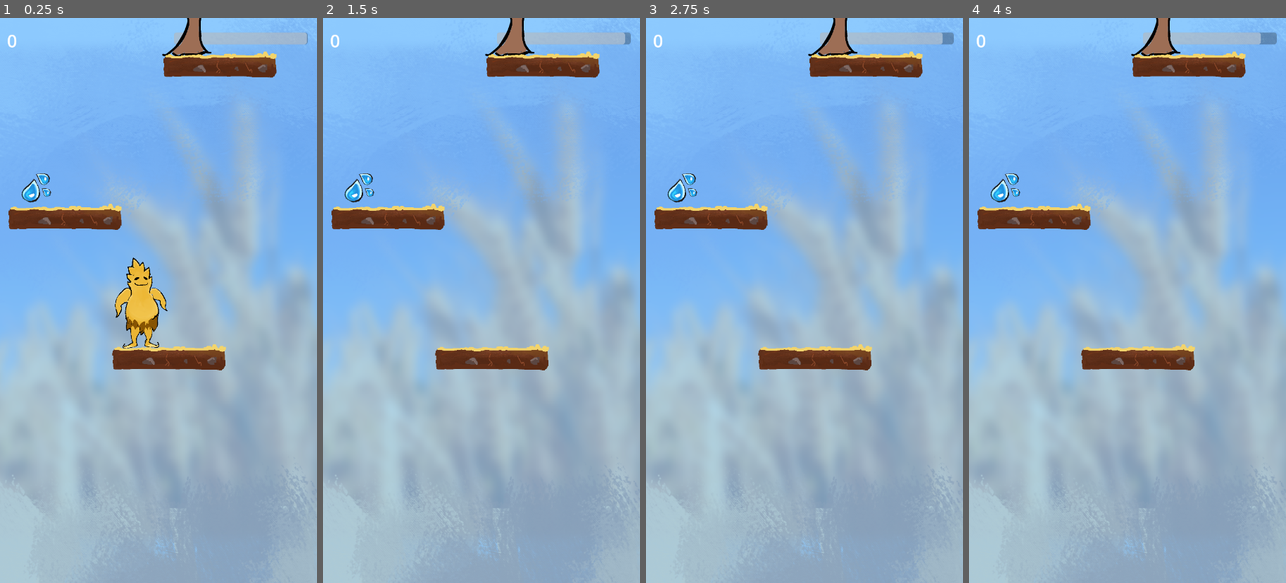
Above: before the commit, frames 1-4 (left to right).
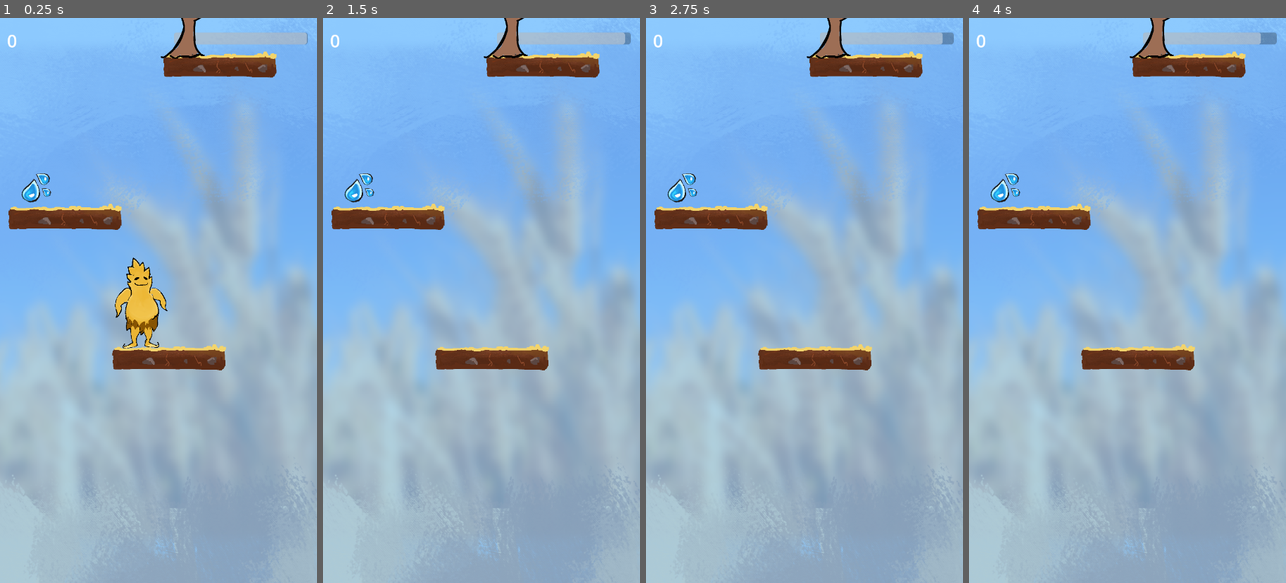
Above: after the commit, the same moments.

Repository: DannyIsYog/Trigo-Jump
Game: Godot game, scene res://Game/Scenes/MainScene.tscn
Two runs of this game, one before a commit and one after it. Both use one fixed random seed, a clock stepped at 60 frames per second and the inputs below.
Inputs:
- Up to frame 1 (0.25 s): no input
- Up to frame 2 (1.5 s): hold D (right) from 0.53 s (still down); tap Space (jump) at 0.77 s; tap Enter at 1.25 s
- Up to frame 3 (2.75 s): tap Space (jump) at 1.52 s; tap R (restart) at 2 s; release D (right) at 2.03 s; hold A (left) from 2.03 s (still down)
- Up to frame 4 (4 s): tap R (restart) at 2.75, 3.5 s; release A (left) at 2.78 s; hold D (right) from 2.78 s (still down); tap Space (jump) at 3.02, 3.77 s

The runs differ from the first frame. In frame 1, 0.4% of the frame differs, in the area x 46-67%, y 0-59%; in frame 2, 0.4%; in frame 3, 0.4%; in frame 4, 0.4%.

Commit message:
show the player first

Diff:
--- a/Game/Scripts/game.gd
+++ b/Game/Scripts/game.gd
@@ -44,17 +44,17 @@
 			var water = water_scene.instantiate() as Node2D
 			water.position.x = platform.position.x + 64
 			water.position.y = platform_initial_y - 64
-			add_child(water)
+			platforms.add_child(water)
 		elif randf() <= 0.4:
 			var sobreiro = sobreiro_scene.instantiate() as Node2D
 			sobreiro.position.x = platform.position.x + 64
 			sobreiro.position.y = platform_initial_y - 64
-			add_child(sobreiro)
+			platforms.add_child(sobreiro)
 		elif randf() <= 0.4:
 			var wine = wine_scene.instantiate() as Node2D
 			wine.position.x = platform.position.x + 64
 			wine.position.y = platform_initial_y - 64
-			add_child(wine)
+			platforms.add_child(wine)
 
 func restart(score):
 	get_parent().endGame(score, self)
--- a/Objects/Scenes/player.tscn
+++ b/Objects/Scenes/player.tscn
@@ -154,6 +154,7 @@
 gravity = 4000
 
 [node name="Sprite2D" type="Sprite2D" parent="PlayerBody"]
+z_index = 1
 scale = Vector2(0.131005, 0.131005)
 texture = ExtResource("3_mhqon")
 
--- a/Objects/Scenes/sobreiro.tscn
+++ b/Objects/Scenes/sobreiro.tscn
@@ -4,18 +4,19 @@
 [ext_resource type="Texture2D" uid="uid://88wriiuxap06" path="res://Assets/Sprites/sobreiro.png" id="2_60l5j"]
 
 [sub_resource type="RectangleShape2D" id="RectangleShape2D_jbtor"]
-size = Vector2(128, 128)
+size = Vector2(256, 128)
 
 [node name="Sobreiro" type="Area2D"]
 script = ExtResource("1_6d807")
 
 [node name="CollisionShape2D" type="CollisionShape2D" parent="."]
+position = Vector2(36, 0)
 shape = SubResource("RectangleShape2D_jbtor")
 
 [node name="Icon" type="Sprite2D" parent="."]
-position = Vector2(48, -68)
-scale = Vector2(0.561859, 0.561859)
+scale = Vector2(0.5, 0.5)
 texture = ExtResource("2_60l5j")
+offset = Vector2(64, -96)
 
 [connection signal="body_entered" from="." to="." method="_on_body_entered"]
 [connection signal="body_exited" from="." to="." method="_on_body_exited"]
